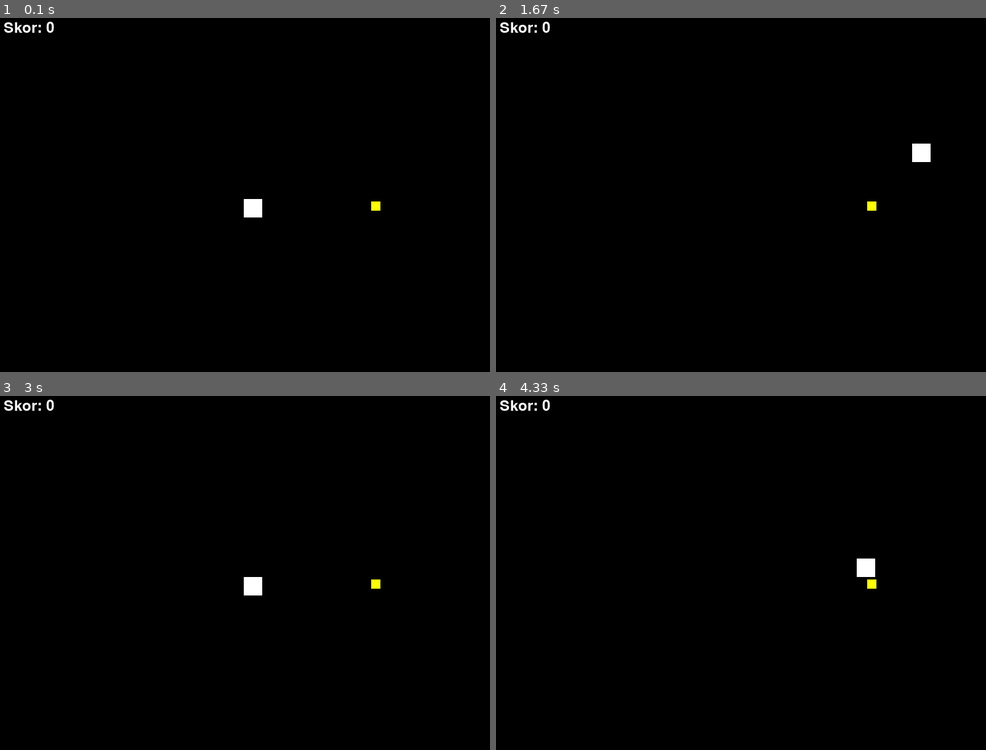
Above: before the commit, frames 1-4 (two rows, left to right).
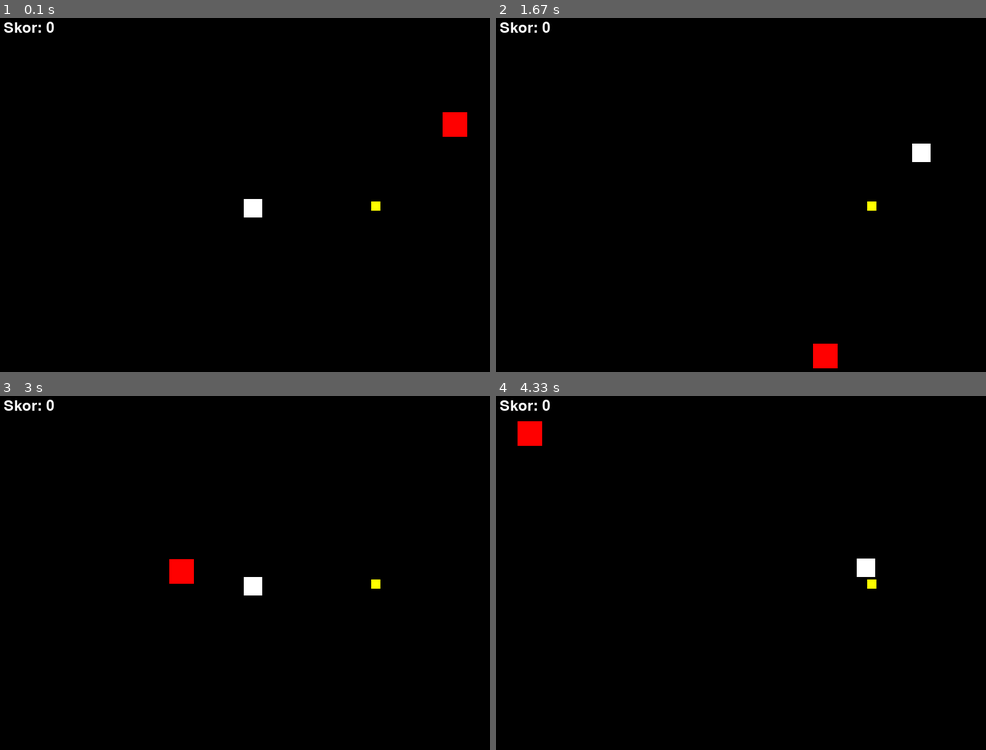
Above: after the commit, the same moments.

Repository: rayhannasrulloh/rpg-sederhana-pygame
Game: pygame game, started from main.py
The game is run twice, just before and just after one commit, with the same random seed, the same clock (stepped at 60 frames per second) and the same inputs.
Inputs:
- Up to frame 1 (0.1 s): no input
- Up to frame 2 (1.67 s): hold Right 0.33-0.8 s; hold Up 0.83-1.13 s; hold Right 1.17-1.63 s
- Up to frame 3 (3 s): hold Left 1.67-2.2 s; hold Down 2.23-2.53 s; hold Left 2.57-2.97 s
- Up to frame 4 (4.33 s): hold Up 3-3.37 s; hold Right 3.4-4.03 s; hold Down from 4.07 s (still down)

The runs differ from the first frame. In frame 1, 0.3% of the frame differs, in the area x 90-96%, y 26-34%; in frame 2, 0.3%; in frame 3, 0.3%; in frame 4, 0.3%.

Commit message:
forth commit

Diff:
--- a/main.py
+++ b/main.py
@@ -1,6 +1,6 @@
 import pygame
 import sys
-import random # Sekarang kita benar-benar gunakan ini!
+import random
 
 # --- 1. Inisialisasi Pygame ---
 pygame.init()
@@ -11,11 +11,14 @@
 BLACK = (0, 0, 0)
 WHITE = (255, 255, 255)
 YELLOW = (255, 255, 0)
-pygame.display.set_caption("RPG Sederhana - Kumpulkan Koin!")
+RED = (255, 0, 0) # ### BARU ### Warna untuk musuh
+
+pygame.display.set_caption("RPG Sederhana - Hindari Musuh!")
 screen = pygame.display.set_mode((SCREEN_WIDTH, SCREEN_HEIGHT))
 clock = pygame.time.Clock()
 
-# --- 3. Class Player & Coin (Tidak ada perubahan) ---
+# --- 3. Class-Class Sprite ---
+
 class Player(pygame.sprite.Sprite):
     def __init__(self):
         super().__init__()
@@ -44,85 +47,129 @@
         self.rect.x = x
         self.rect.y = y
 
+# --- ### BARU ### Class Enemy ---
+class Enemy(pygame.sprite.Sprite):
+    """
+    Class ini merepresentasikan musuh yang bergerak memantul.
+    """
+    def __init__(self):
+        super().__init__()
+        # Membuat gambar Musuh (kotak merah 40x40)
+        self.image = pygame.Surface([40, 40])
+        self.image.fill(RED)
+        self.rect = self.image.get_rect()
+
+        # Posisi awal acak
+        self.rect.x = random.randint(0, SCREEN_WIDTH - 40)
+        self.rect.y = random.randint(0, SCREEN_HEIGHT - 40)
+
+        # Kecepatan acak (antara -4 dan 4, tapi bukan 0)
+        self.speed_x = random.choice([-4, -3, 3, 4])
+        self.speed_y = random.choice([-4, -3, 3, 4])
+
+    def update(self, *args):
+        """
+        Kita tambahkan *args agar fungsi ini bisa menerima argumen 'keys'
+        dari all_sprites.update(keys) tanpa error, meskipun tidak menggunakannya.
+        """
+        # Logika gerak
+        self.rect.x += self.speed_x
+        self.rect.y += self.speed_y
+
+        # Logika memantul di dinding
+        if self.rect.left < 0 or self.rect.right > SCREEN_WIDTH:
+            self.speed_x *= -1 # Balik arah horizontal
+        if self.rect.top < 0 or self.rect.bottom > SCREEN_HEIGHT:
+            self.speed_y *= -1 # Balik arah vertikal
+
 # --- 4. Inisialisasi Game ---
 
 all_sprites = pygame.sprite.Group()
 coins_group = pygame.sprite.Group()
+enemies_group = pygame.sprite.Group() # ### BARU ### Grup untuk musuh
 
 player = Player()
 all_sprites.add(player)
 
-# ### BARU ### Pengaturan Skor dan Font
 score = 0
-# Menggunakan font sistem default, ukuran 36
 font = pygame.font.SysFont(None, 36)
+# ### BARU ### Font besar untuk "Game Over"
+game_over_font = pygame.font.SysFont(None, 72)
 
-# ### BARU ### Fungsi untuk memunculkan koin baru secara acak
 def spawn_coin():
-    """Membuat koin baru di posisi acak."""
-    # -15 adalah agar koin (lebar 15px) tidak spawn di luar batas kanan/bawah
     rand_x = random.randint(0, SCREEN_WIDTH - 15)
     rand_y = random.randint(0, SCREEN_HEIGHT - 15)
-
     new_coin = Coin(rand_x, rand_y)
     all_sprites.add(new_coin)
     coins_group.add(new_coin)
 
-# ### BARU ### Hapus 'coin1' yang lama dan panggil fungsi spawn
-# Kode lama (dihapus):
-# coin1 = Coin(100, 150)
-# all_sprites.add(coin1)
-# coins_group.add(coin1)
+spawn_coin()
 
-# Kode baru:
-spawn_coin() # Memunculkan koin pertama
+# ### BARU ### Membuat satu musuh
+enemy1 = Enemy()
+all_sprites.add(enemy1)
+enemies_group.add(enemy1)
 
 # --- 5. Game Loop Utama ---
 running = True
+game_over = False # ### BARU ### Game state kita
+
 while running:
     clock.tick(60)
 
     # --- (Bagian 1: Event Handling) ---
+    # Kita tetap perlu cek event QUIT kapan saja
     for event in pygame.event.get():
         if event.type == pygame.QUIT:
             running = False
             pygame.quit()
             sys.exit()
 
-    # --- (Bagian 2: Input Keyboard) ---
-    keys = pygame.key.get_pressed()
+    # --- (Bagian 2: Logika Update Game) ---
+    # ### BARU ### Seluruh logika game hanya berjalan jika game_over == False
+    if not game_over:
+        # --- (Input Keyboard) ---
+        keys = pygame.key.get_pressed()
 
-    # --- (Bagian 3: Update) ---
-    all_sprites.update(keys)
+        # --- (Update) ---
+        # Memanggil .update() pada Player (pakai keys) dan Enemy (abaikan keys)
+        all_sprites.update(keys)
 
-    # --- (Bagian 4: Deteksi Tabrakan) ---
+        # --- (Deteksi Tabrakan Koin) ---
+        collided_coins = pygame.sprite.spritecollide(player, coins_group, True)
+        if collided_coins:
+            for coin in collided_coins:
+                score += 1
+                spawn_coin()
 
-    # Periksa tabrakan
-    collided_coins = pygame.sprite.spritecollide(player, coins_group, True)
+        # --- (Deteksi Tabrakan Musuh) ---
+        # Parameter 'False' berarti musuh TIDAK dihapus saat tabrakan
+        collided_enemies = pygame.sprite.spritecollide(player, enemies_group, False)
+        if collided_enemies:
+            print("GAME OVER!")
+            game_over = True # ### BARU ### Ubah game state!
 
-    # ### BARU ### Logika setelah tabrakan
-    if collided_coins:
-        # Kita pakai 'for' untuk berjaga-jaga jika 1 frame menabrak >1 koin
-        for coin in collided_coins:
-            print("Koin didapat! Skor +1")
-            score += 1     # Tambah skor
-            spawn_coin()   # Buat koin baru di tempat acak
+    # --- (Bagian 3: Draw / Render) ---
+    # Menggambar selalu dilakukan, baik game over maupun tidak
 
-    # --- (Bagian 5: Draw / Render) ---
     screen.fill(BLACK)
     all_sprites.draw(screen)
 
-    # --- ### BARU ### Tampilkan Skor ---
-    # 1. Buat string teks-nya (misal: "Skor: 5")
+    # Tampilkan Skor
     score_text = f"Skor: {score}"
+    text_surface = font.render(score_text, True, WHITE)
+    screen.blit(text_surface, (10, 10))
 
-    # 2. Render teks: font.render(teks, anti-alias, warna)
-    # Ini membuat "Surface" baru yang berisi gambar teks
-    text_surface = font.render(score_text, True, WHITE)
-
-    # 3. Blit (gambar) Surface teks ke layar utama
-    # Kita taruh di posisi (10, 10) -> 10px dari kiri, 10px dari atas
-    screen.blit(text_surface, (10, 10))
+    # ### BARU ### Tampilkan layar Game Over jika game_over == True
+    if game_over:
+        # Buat teks "GAME OVER"
+        go_text_surface = game_over_font.render("GAME OVER", True, WHITE)
+        # Dapatkan 'rect' dari teks agar bisa diposisikan di tengah
+        go_text_rect = go_text_surface.get_rect(
+            center=(SCREEN_WIDTH // 2, SCREEN_HEIGHT // 2)
+        )
+        # Gambar teks "GAME OVER" ke layar
+        screen.blit(go_text_surface, go_text_rect)
 
     # Memperbarui tampilan layar
     pygame.display.flip()
